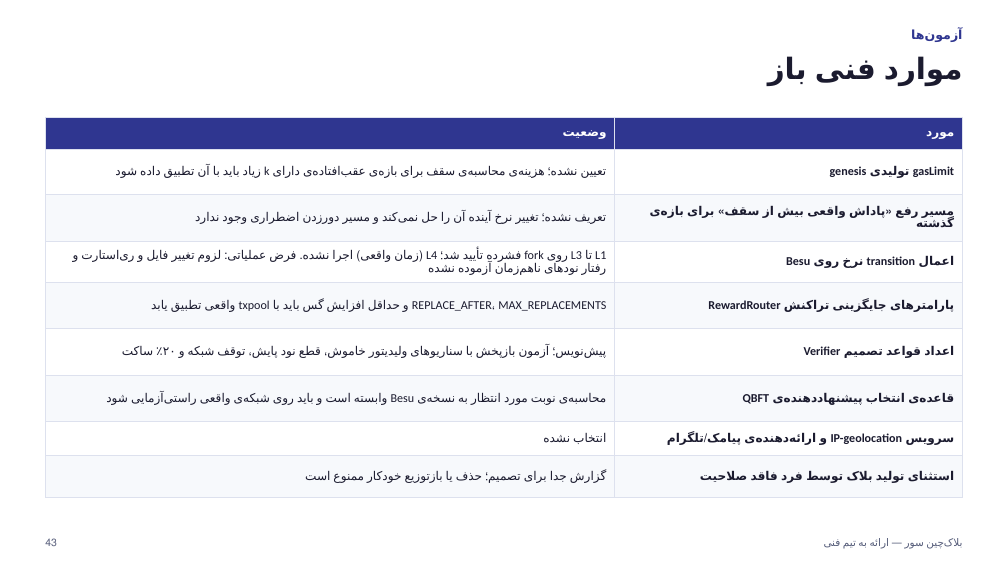
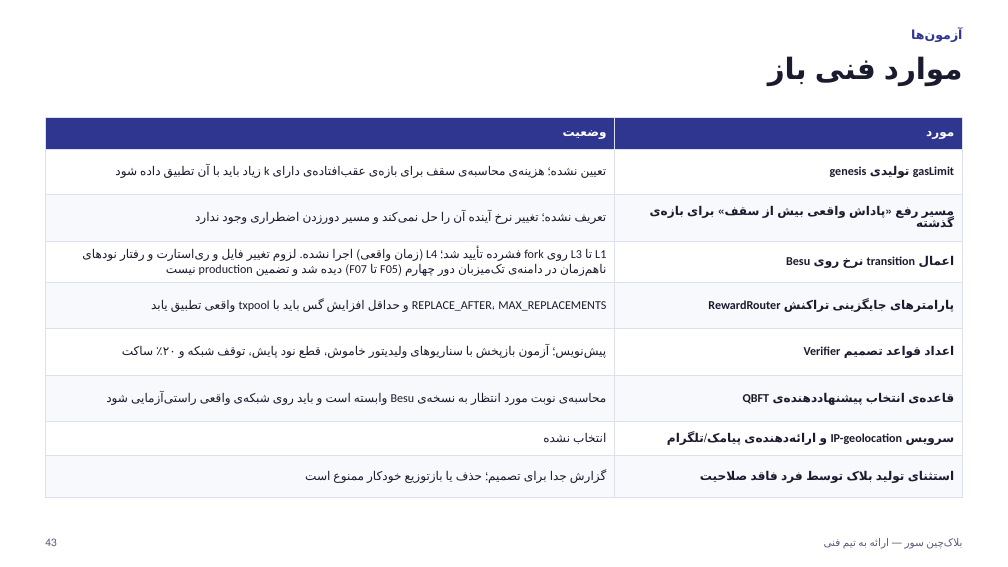
Before and after one commit to Sur-network/sur-new, a slide deck: slide 43 of presentations/Sur - Technical Team Presentation.pptx. Drawn at 1008x567 pixels with LibreOffice and Linux fonts; fonts in the diff are those of the drawing. Boxes give left, top, right and bottom in pixels: in the first picture for what was removed or moved away, otherwise in the second. Text is boxed around its words. In the diff, an @@ line names an element or a change of style, - is before the commit and + after.

```diff
--- a/presentations/Sur - Technical Team Presentation.pptx
+++ b/presentations/Sur - Technical Team Presentation.pptx
@@ table at (45,117,963,487) @@
-row 4, column 1: L1 تا L3 روی fork فشرده تأیید شد؛ L4 (زمان واقعی) اجرا نشده. فرض عملیاتی: لزوم تغییر فایل و ری‌استارت و رفتار نودهای ناهم‌زمان آزموده نشده
+row 4, column 1: L1 تا L3 روی fork فشرده تأیید شد؛ L4 (زمان واقعی) اجرا نشده. لزوم تغییر فایل و ری‌استارت و رفتار نودهای ناهم‌زمان در دامنه‌ی تک‌میزبان دور چهارم (F05 تا F07) دیده شد و تضمین production نیست
```
Also in this commit, not shown: 1 other slide changed, 15 other files.
